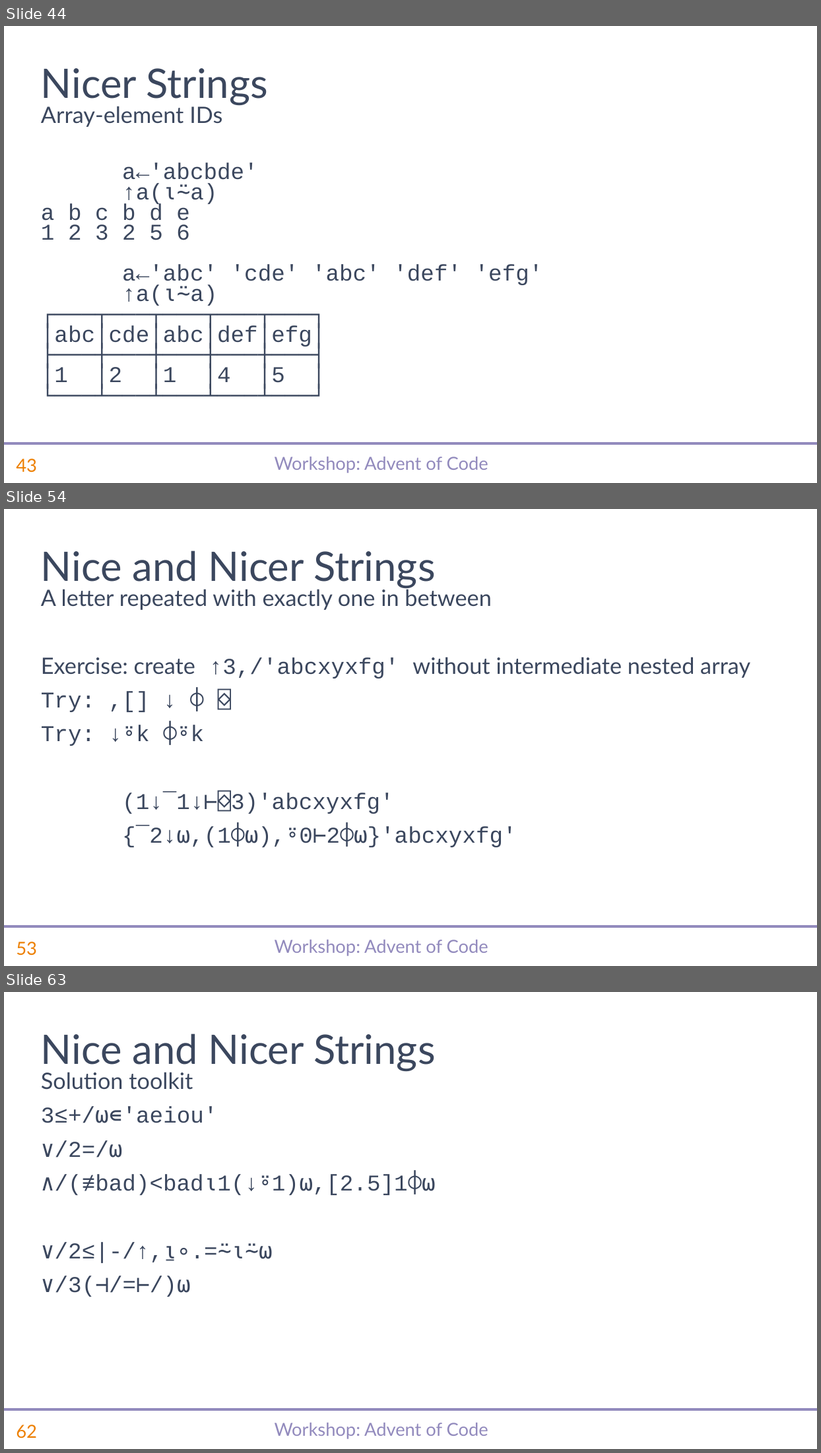
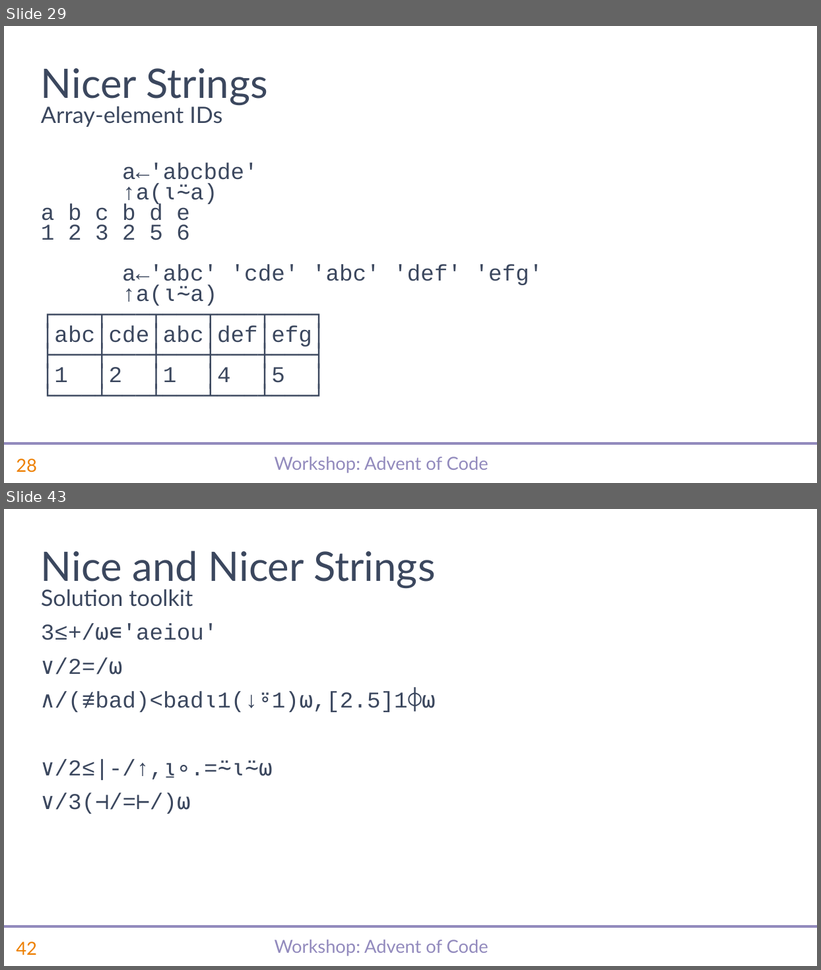
Before and after one commit to abrudz/SimCorp, a slide deck: aoc/slides.pptx. Shown one above the other, each under a label of ours: slides 44, 54 and 63 before the commit, slides 29 and 43 after it; the slides between them are not shown. The pictures are 821x1453 and 821x970 pixels, drawn with LibreOffice and Linux fonts; fonts in the diff are those of the drawing; background and template pictures are left out. Boxes give left, top, right and bottom in pixels: in the first picture for what was removed or moved away, otherwise in the second. Text is boxed around its words. In the diff, an @@ line names an element or a change of style, - is before the commit and + after.

```diff
--- a/aoc/slides.pptx
+++ b/aoc/slides.pptx
@@ slide 54 removed at <box>4,509,817,966</box>, background #FFFFFF; not listed: 3 template elements that a slide beside it also shows @@
@@ title removed at <box>41,551,435,589</box> @@
-Nice and Nicer Strings
@@ text removed at <box>41,587,750,848</box> @@
-A letter repeated with exactly one in between
-Exercise: create ↑3,/'abcxyxfg' without intermediate nested array
-Try: ,[] ↓ ⌽ ⌺
-Try: ↓⍤k ⌽⍤k
-(1↓¯1↓⊢⌺3)'abcxyxfg'
-{¯2↓⍵,(1⌽⍵),⍤0⊢2⌽⍵}'abcxyxfg'
@@ what was slide 44 is now slide 29 @@
@@ page number at <box>16,459,37,473</box>: text changed @@
-43
+28
@@ what was slide 63 is now slide 43 @@
@@ page number at <box>16,942,37,955</box>: text changed @@
-62
+42
```
Also in this commit, not shown: 15 slides changed, 19 other slides removed, 1 other file.
